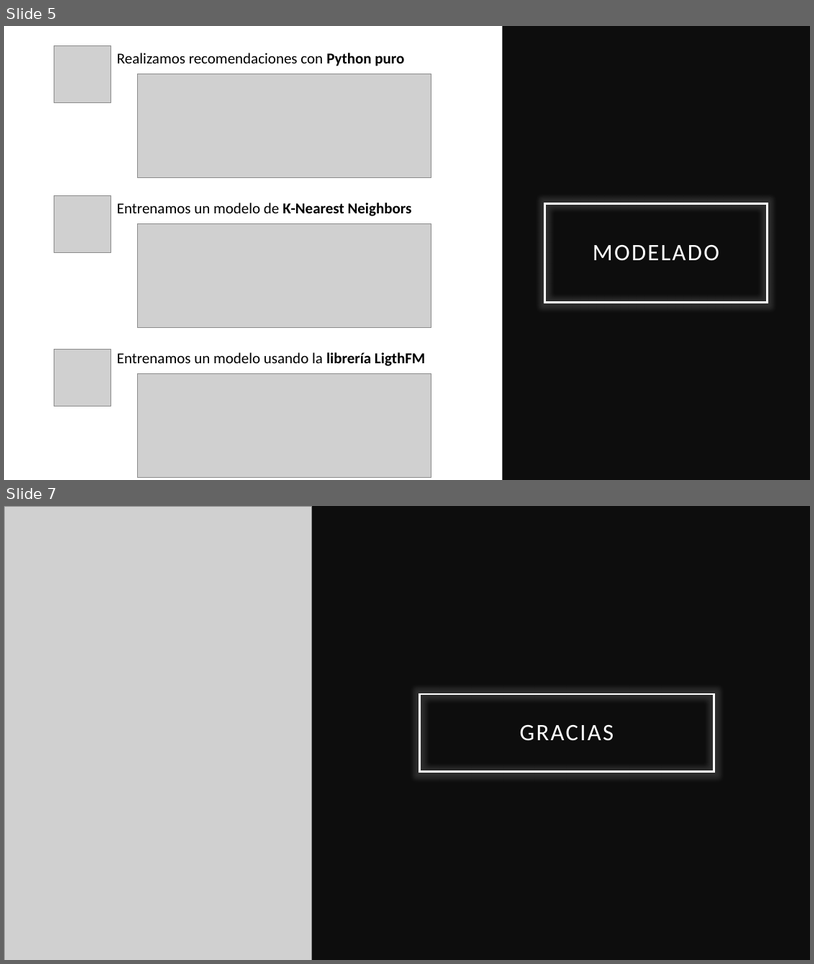
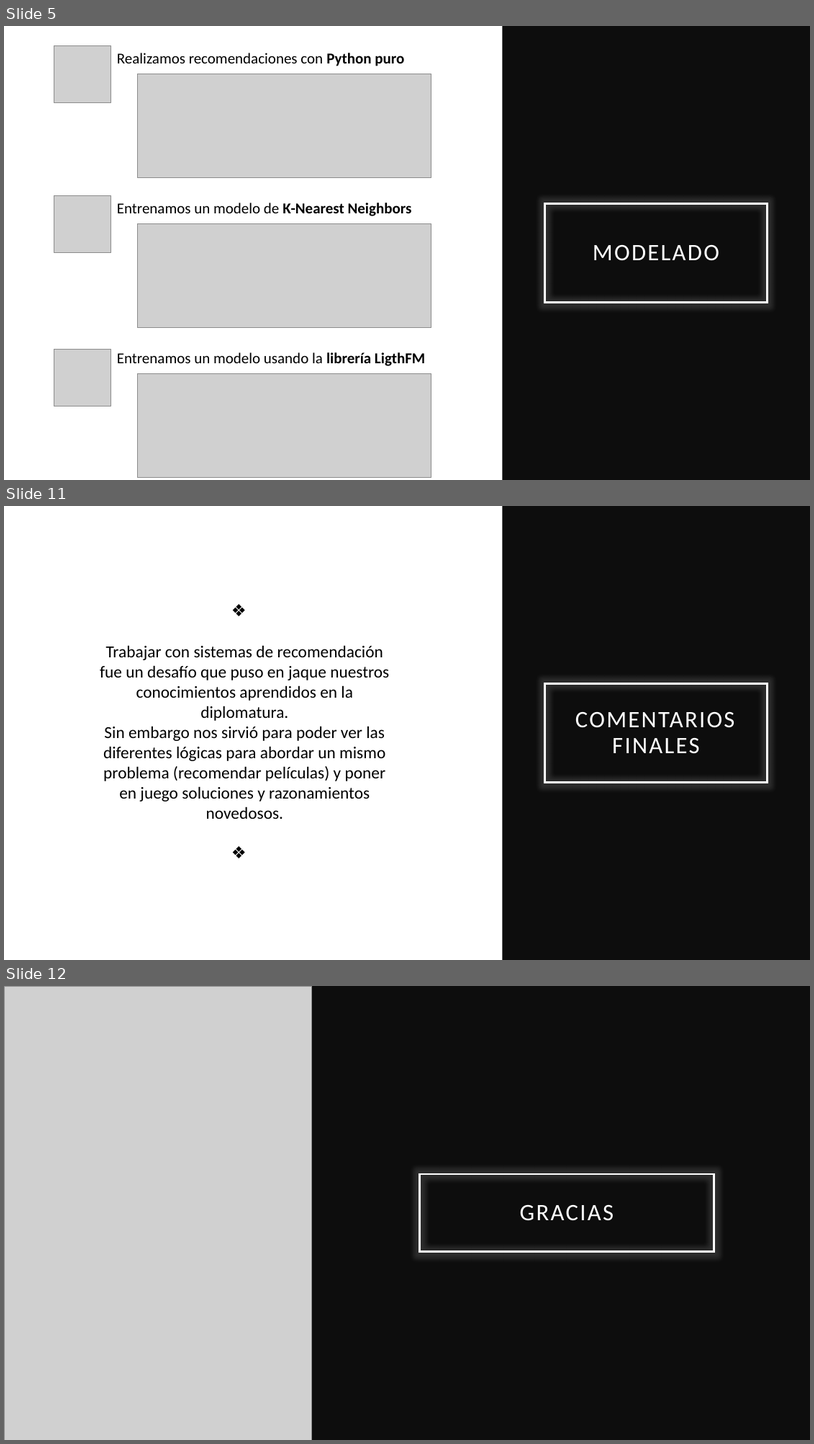
Before and after one commit to matiob/recommendationSistem, a slide deck: ppt/DS-Sprint3-presentacion.pptx. Shown one above the other, each under a label of ours: slides 5 and 7 before the commit, slides 5, 11 and 12 after it; the slides between them are not shown. The pictures are 814x964 and 814x1444 pixels, drawn with LibreOffice and Linux fonts; fonts in the diff are those of the drawing; grey boxes stand for pictures. Boxes give left, top, right and bottom in pixels: in the first picture for what was removed or moved away, otherwise in the second. Text is boxed around its words. In the diff, an @@ line names an element or a change of style, - is before the commit and + after.

```diff
--- a/ppt/DS-Sprint3-presentacion.pptx
+++ b/ppt/DS-Sprint3-presentacion.pptx
@@ slide 11 added at [4,506,810,960], background #FFFFFF @@
@@ rectangle added at [502,506,810,960], fill #0D0D0D @@
@@ text added at [100,645,389,818], 20 pt, text #000000 @@
+Trabajar con sistemas de recomendación fue un desafío que puso en jaque nuestros conocimientos aprendidos en la diplomatura.
+Sin embargo nos sirvió para poder ver las diferentes lógicas para abordar un mismo problema (recomendar películas) y poner en juego soluciones y razonamientos novedosos.
@@ title added at [545,683,768,782], outline #FFFFFF 2.5 pt, 28 pt, text #FFFFFF @@
+COMENTARIOS FINALES
@@ what was slide 7 is now slide 12 @@
```
Also in this commit, not shown: 1 slide changed, 4 other slides added.
